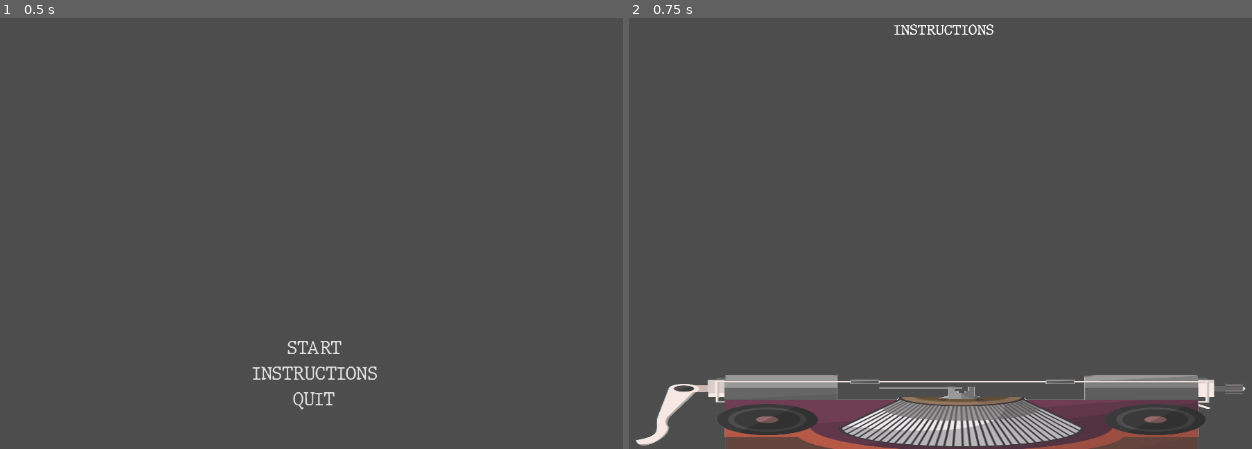
Above: before the commit, frames 1-2 (left to right).
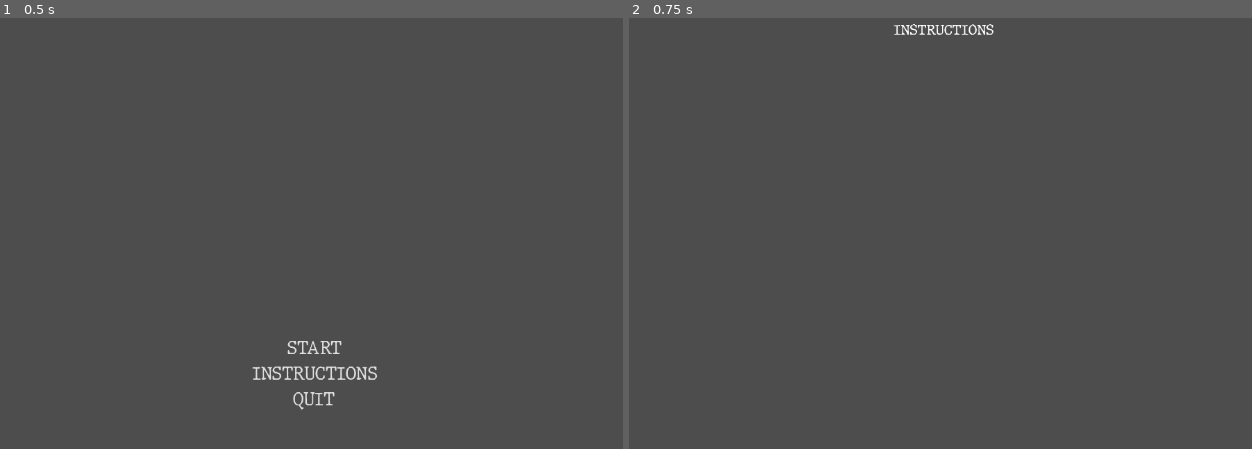
Above: after the commit, the same moments.

Repository: AndreaForneris/RUSSIAN_DICE
Game: Godot game, scene res://scene/HUD/main_menu.tscn
Two runs of this game, one before a commit and one after it. Both use one fixed random seed, a clock stepped at 60 frames per second and the inputs below.
Inputs:
- Up to frame 1 (0.5 s): no input
- Up to frame 2 (0.75 s): click "INSTRUCTIONS" at 0.5 s

Frame 1 is identical in both runs. In frame 2, 8.1% of the frame differs, in the area x 1-100%, y 82-100%.

Commit message:
Update
Passare nDadi da lanciare come parametro a lanciadadi()

Diff:
--- a/scene/HUD/instructions.tscn
+++ b/scene/HUD/instructions.tscn
@@ -1,7 +1,6 @@
-[gd_scene load_steps=4 format=3 uid="uid://b3oltcowlnwbb"]
+[gd_scene load_steps=3 format=3 uid="uid://b3oltcowlnwbb"]
 
 [ext_resource type="FontFile" uid="uid://pkvo0ugbyhyk" path="res://data/font/JMH Typewriter.ttf" id="1_613oi"]
-[ext_resource type="Texture2D" uid="uid://cm37duv5ggqbp" path="res://data/img/typewriter1.png" id="2_5rf1n"]
 
 [sub_resource type="LabelSettings" id="LabelSettings_o0joh"]
 font = ExtResource("1_613oi")
@@ -27,18 +26,3 @@
 grow_horizontal = 2
 text = "INSTRUCTIONS"
 label_settings = SubResource("LabelSettings_o0joh")
-
-[node name="Footer" type="TextureRect" parent="."]
-layout_mode = 1
-anchors_preset = 12
-anchor_top = 1.0
-anchor_right = 1.0
-anchor_bottom = 1.0
-offset_left = 114.0
-offset_top = -114.0
-offset_right = 114.0
-offset_bottom = 324.0
-grow_horizontal = 2
-grow_vertical = 0
-scale = Vector2(0.8, 0.3)
-texture = ExtResource("2_5rf1n")
--- a/scene/Main/game.tscn
+++ b/scene/Main/game.tscn
@@ -53,5 +53,9 @@
 [node name="DiceContainer" parent="PlayerSpowner" index="0"]
 transform = Transform3D(1, 0, 0, 0, 1, 0, 0, 0, 1, 0, 0, 0)
 
+[node name="Timer" type="Timer" parent="."]
+wait_time = 5.0
+one_shot = true
+
 [editable path="AISpowner"]
 [editable path="PlayerSpowner"]
--- a/scene/Main/game_script.gd
+++ b/scene/Main/game_script.gd
@@ -1,50 +1,81 @@
 extends Node3D
 
 var rndNum: int
-var nDadiPlayer = 5
-var nDadiAI = 5
-
-func _ready():
-	rndNum = randi_range(1,6)
-	#impostaLabel(1, true, "Il numero estratto è : " + str(rndNum))
-	print("Il numero estratto è : " + str(rndNum))
+@onready var nDadiPlayer = 5
+@onready var nDadiAI = 5
+@onready var stato = "TrndAI"
 
 func _physics_process(delta):
 	if Input.is_action_just_pressed("Lancia"):
-		#impostaLabel(1, false, "")
-		loadSpawners()
-		$PlayerSpowner.lanciaDadi()
-		$AISpowner.lanciaDadi()
+		risultato([0], "")
 
 	if Input.is_action_just_pressed("Esci"):
 		get_tree().change_scene_to_file("res://scene/HUD/main_menu.tscn")
 
 func risultato(vet, name) -> void:
-	#selezione label
-	if name == "AISpowner":
-		#impostaLabel(1, true, name + " " + str(vet))
-		print(name + " " + str(vet))
-	else:
-		#impostaLabel(2, true, name + " " + str(vet))
-		print(name + " " + str(vet))
+	match stato:
+		"TrndAI":#lancio dado
+			#nDadiAI = 1 da passare come parametro a lancia dadi
+			loadSpawners()
+			$AISpowner.lanciaDadi()
+			stato = "RrndAI"
 
-	for ris in vet:
-		if ris == rndNum:
-			if name == "AISpowner":
-				nDadiPlayer -= 1
-				print("Palyer -1")
-				#impostaLabel(2, true, "Palyer -1")
-			else:
-				nDadiAI -= 1
-				print("AI -1")
-				#impostaLabel(2, true, "AI -1")
+		"RrndAI":#lettura dado
+			rndNum = vet[0]
+			print("rnd: " + str(rndNum))
+			$Timer.start
+			if $Timer.is_stopped():
+				$PlayerSpowner.lanciaDadi()
+			stato = "playerGame"
 
-	if nDadiAI <= 0 and nDadiPlayer == nDadiAI:
-		print("pareggio")
-	if nDadiAI <= 0:
-		print("Palyer Vince")
-	if nDadiPlayer <= 0:
-		print("AI Vince")
+		"playerGame":
+			for ris in vet:
+				if ris == rndNum:
+						nDadiPlayer -= 1
+						print("Palyer -1")
+			stato = "TrndPlayer"
+
+		"TrndPlayer":#lancio dado
+			nDadiPlayer = 1
+			loadSpawners()
+			$PlayerSpowner.lanciaDadi()
+			stato = "RrndPlayer"
+
+		"RrndPlayer":#lettura dado
+			rndNum = vet[0]
+			print("rnd: " + str(rndNum))
+			stato = "AIGame"
+			$Timer.start
+			if $Timer.is_stopped():
+				$AISpowner.lanciaDadi()
+
+		"AIGame":
+			for ris in vet:
+				if ris == rndNum:
+						nDadiAI -= 1
+						print("AI -1")
+			stato = "TrndAI"
+
+	#if name == "AISpowner":
+		#print(name + " " + str(vet))
+	#else:
+		#print(name + " " + str(vet))
+	#
+	#for ris in vet:
+		#if ris == rndNum:
+			#if name == "AISpowner":
+				#nDadiPlayer -= 1
+				#print("Palyer -1")
+			#else:
+				#nDadiAI -= 1
+				#print("AI -1")
+	#
+	#if nDadiAI <= 0 and nDadiPlayer == nDadiAI:
+		#print("pareggio")
+	#if nDadiAI <= 0:
+		#print("Palyer Vince")
+	#if nDadiPlayer <= 0:
+		#print("AI Vince")
 
 func loadSpawners():
 	$AISpowner.clearContainer()
Binary file removed: data/img/typewriter1.png
Not shown, removed: data/img/typewriter1.png.import
